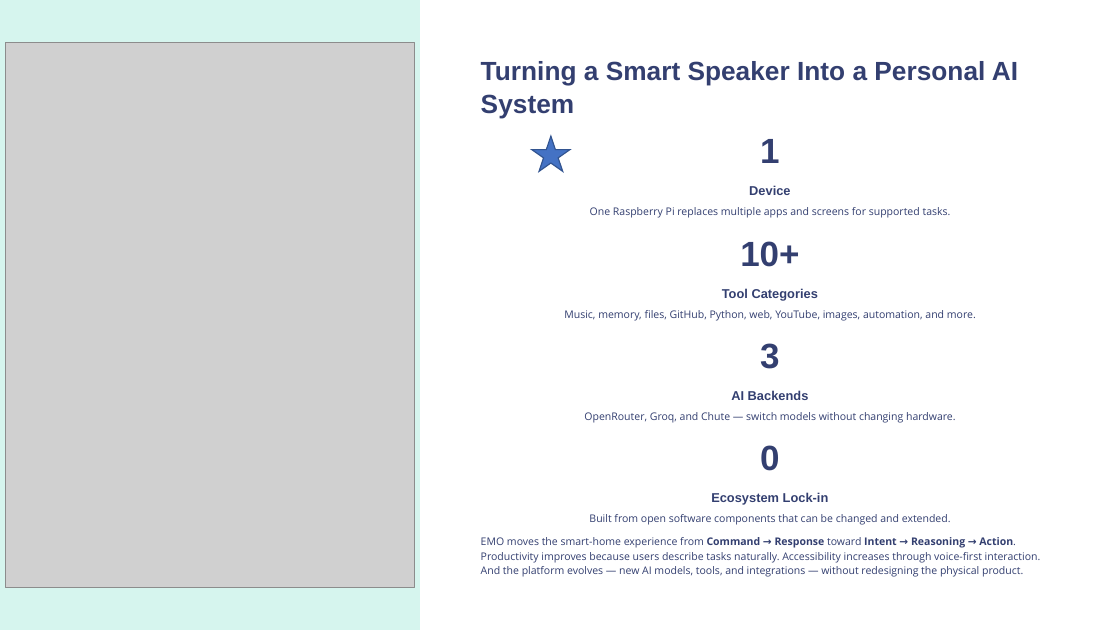
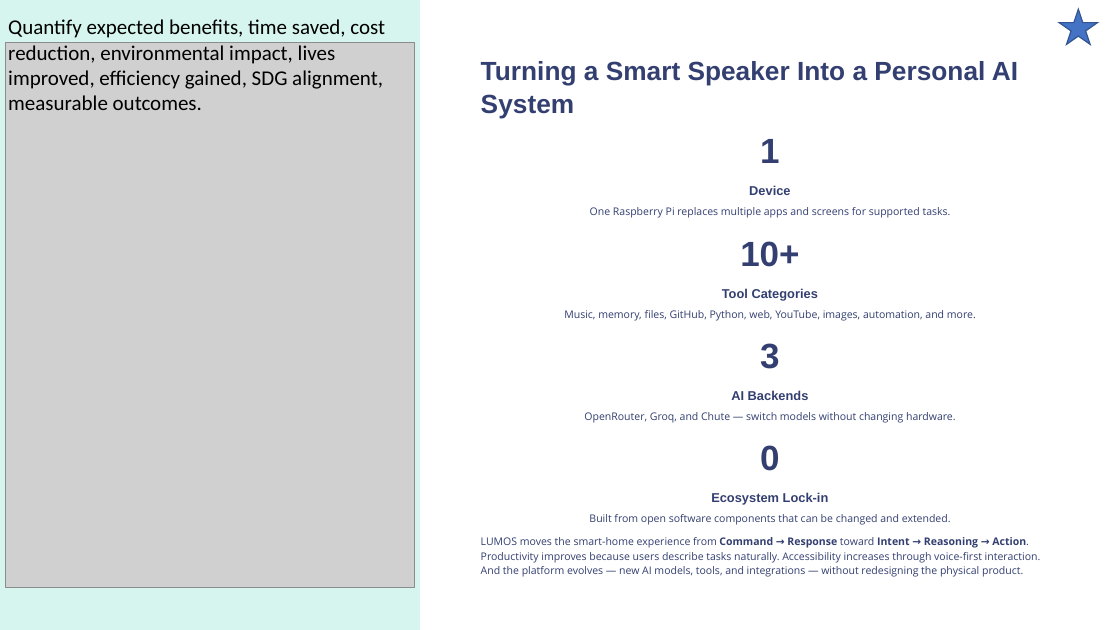
Before and after one commit to hillshighrobotics-glitch/dudetntatalbic, a slide deck: slide 9 of LUMOS [Autosaved].pptx (slide 8 before the commit). Drawn at 1120x630 pixels with LibreOffice and Linux fonts; fonts in the diff are those of the drawing; grey boxes stand for pictures; background and template pictures are left out. Boxes give left, top, right and bottom in pixels: in the first picture for what was removed or moved away, otherwise in the second. Text is boxed around its words. In the diff, an @@ line names an element or a change of style, - is before the commit and + after.

```diff
--- a/LUMOS [Autosaved].pptx
+++ b/LUMOS [Autosaved].pptx
@@ rectangle removed at box(0, 0, 1120, 630) @@
@@ text added at box(8, 19, 385, 110), 18 pt, text #000000 @@
+Quantify expected benefits, time saved, cost reduction, environmental impact, lives improved, efficiency gained, SDG alignment, measurable outcomes.
@@ star: place and size @@
-star at box(532, 136, 571, 171)
+star at box(1060, 9, 1098, 45)
@@ text at box(481, 537, 1041, 577): text changed @@
-EMO moves the smart-home experience from Command → Response toward Intent → Reasoning → Action. Productivity improves because users describe tasks naturally. Accessibility increases through voice-first interaction. And the platform evolves — new AI models, tools, and integrations — without redesigning the physical product.
+LUMOS moves the smart-home experience from Command → Response toward Intent → Reasoning → Action. Productivity improves because users describe tasks naturally. Accessibility increases through voice-first interaction. And the platform evolves — new AI models, tools, and integrations — without redesigning the physical product.
```
Also in this commit, not shown: 6 other slides changed, 3 slides added.
